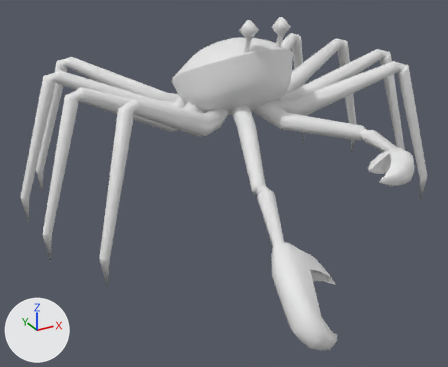
The FBX model Assets/Local/Bastien/Meshes/Clawster_Animations.fbx as it was, and as the next commit left it.
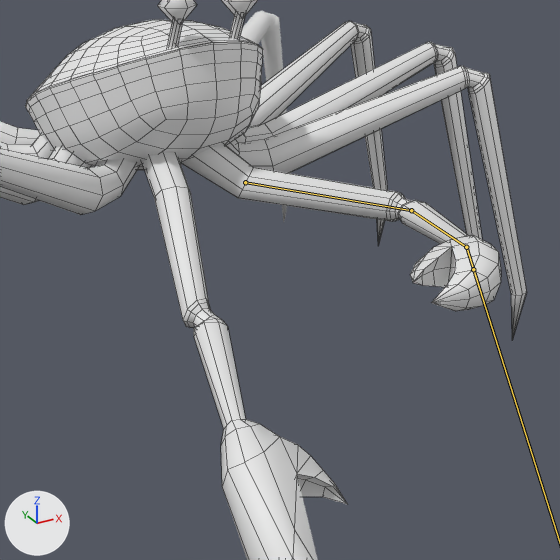
Each version appears first whole from a camera (50 mm lens) standing at (-1.3, -2.27, 1.23) and looking at (-0.19, -0.26, 0.23), and next in a close-up on the part from 35% to 99% of the width and 7% to 85% of the height. Arrows for +X, +Y and +Z are at lower left; the lights stay in place. Both versions are drawn at frame 10 of the action 'Rig|Grab_R'; the numbers are the values there. The bones that change are drawn over the model as lines in the close-ups. The close-ups show mesh edges as thin lines.

Names of what the first close-up shows: 'Body_Main', 'Eye_R', 'Hand_L', 'Hand_R', 'LegA_L', 'LegA_R', 'LegB_L', 'LegB_R', 'LegC_L', 'LegD_L', 'LegD_R'.
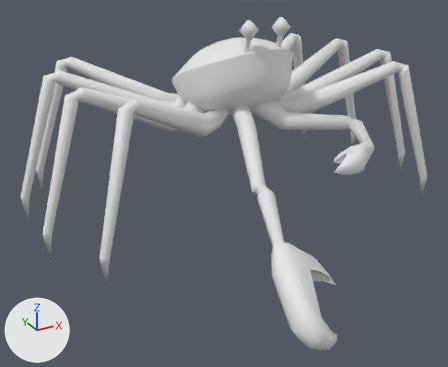
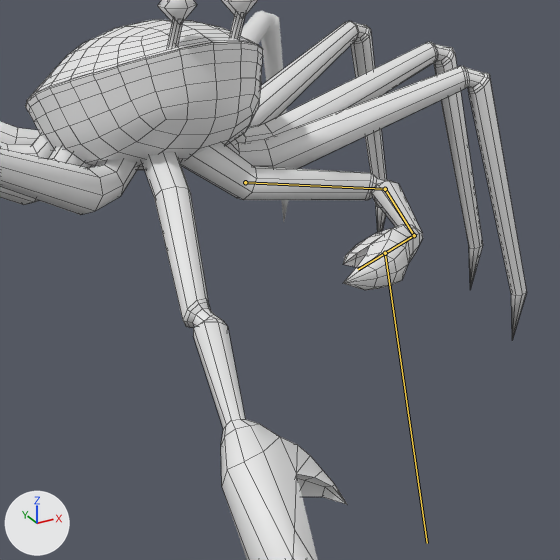
Pixel boxes (x1, y1, x2, y2) of what changed, in the close-ups (560 x 560 px):
'Hand_L', posed (24% narrower, 12% shorter)
    before: (181, 143, 501, 311)
    after: (181, 143, 423, 290)
bone 'Arm_L', root to tip
    before: (245, 182) to (411, 210)
    after: (245, 182) to (385, 189)
bone 'Forearm_L', root to tip
    before: (411, 210) to (466, 247)
    after: (385, 189) to (414, 235)
bone 'HandBase_L', root to tip
    before: (466, 247) to (480, 291)
    after: (414, 235) to (358, 269)

What the commit changed:
Bone 'Arm_L' (bone_arm_l) turns from (0, 0, 0) to (-14, 8, 27) degrees about its own x, y and z.
Bone 'Forearm_L' (bone_forearm_l) turns from (0, 0, 0) to (3, 1, -41) degrees about its own x, y and z.
Bone 'HandBase_L' (bone_handbase_l) turns from (0, 0, 0) to (4, 1, -22) degrees about its own x, y and z.
Bone 'Hand_IK_L' (bone_hand_ik_l) moves from (0.0, 0.0, 0.0) to (0.149, -0.191, -0.026).
